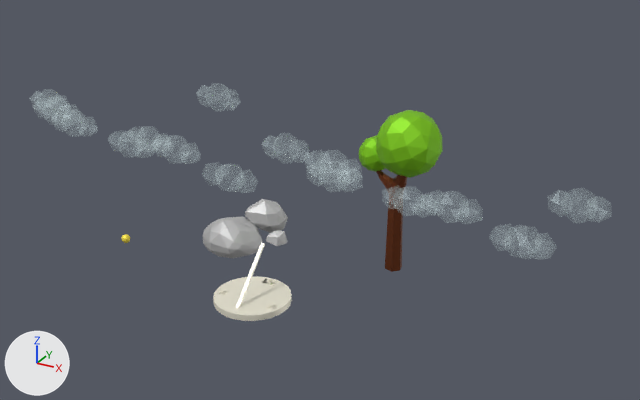
An edit to the glTF model static/three-models/sundial/sundial.gltf, drawn before and after from the same camera.
Camera for both pictures: a 50 mm camera at (554.0, -828.0, 576.0) aimed at (29.0, 126.0, 100.0). Lighting does not change. The marker at lower left points along +X, +Y and +Z. Where no turn or scale is listed for an object, it has been applied to the vertices. Vertices at the same position are counted once.

Objects in the first picture: 'Cloud_1', 'Cloud_1_1', 'Cloud_1_1_2', 'Cloud_1_1_3', 'Cloud_1_2', 'Cloud_1_2_2', 'Cloud_1_2_3', 'Cloud_1_3', 'Cloud_1_3_2', 'Cloud_1_3_3', 'Cloud_1_4', 'Cloud_1_4_2', 'Cloud_1_4_3', 'Cloud_1_5', 'Cloud_1_6', 'Cylinder_014', 'Icosphere_Icosphere_002', 'MoText_2', 'Sphere', 'Sun_2'.
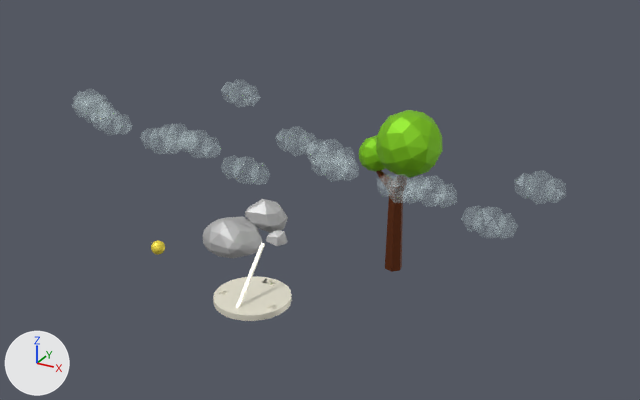
Location of each change, [x1, y1, x2, y2] in pixels of the pictures (640 x 400 px):
'Cloud_1_6', moved: before [489, 224, 557, 260]; after [461, 205, 518, 239]
'Cloud_1_4', moved: before [548, 188, 612, 223]; after [514, 170, 566, 204]
'Cloud_1_5', moved: before [421, 189, 483, 225]; after [406, 175, 457, 208]
'Cloud_1_2_2', moved: before [304, 150, 362, 184]; after [306, 139, 355, 171]
'Cloud_1_2', moved: before [33, 97, 82, 126]; after [72, 95, 117, 123]
'Cloud_1_1_2', moved: before [202, 162, 258, 193]; after [221, 155, 270, 185]
'Cloud_1_2_3', moved: before [151, 135, 201, 164]; after [177, 130, 222, 158]
'Cloud_1_4_2', moved: before [108, 130, 154, 158]; after [140, 127, 181, 154]
'Cloud_1_1_3', moved: before [195, 83, 241, 112]; after [221, 79, 260, 108]
'Cloud_1_3_2', moved: before [382, 186, 430, 218]; after [377, 174, 420, 204]
'Cloud_1_4_3', moved: before [262, 133, 310, 164]; after [275, 126, 316, 156]
'Cloud_1_1', moved: before [54, 111, 98, 137]; after [92, 108, 132, 135]
'Cloud_1_3_3', moved: before [306, 169, 363, 192]; after [311, 161, 359, 182]
'Cloud_1_3', moved: before [128, 126, 167, 152]; after [162, 123, 194, 136]
'Cloud_1', moved: before [29, 89, 70, 106]; after [73, 89, 108, 102]
'Sun_2', reshaped, moved (50% wider, 60% taller): before [121, 234, 130, 243]; after [151, 240, 165, 255]

The change in detail:
me_mesh_15 has 114 vertices, 224 faces and spans x -6.1..6.1, y -6.1..6.1, z -6.1..6.1.
me_mesh_15 is used by ob_sun_2; location (-204.0, 0.0, 41.0).
me_mesh_15 part 1: the whole mesh is multiplied about its middle by the matrix ((1.567, 0.0, 0.0), (0.0, 1.567, 0.0), (0.0, 0.0, 1.567)).
Object 'Cloud_1_6' (ob_cloud_1_6) moves from (334.0, 18.0, 157.0) to (288.0, 48.0, 157.0).
Object 'Cloud_1_5' (ob_cloud_1_5) moves from (253.0, 18.0, 179.0) to (217.0, 48.0, 179.0).
Object 'Cloud_1_4' (ob_cloud_1_4) moves from (374.0, 88.0, 179.0) to (322.0, 118.0, 179.0).
Object 'Cloud_1_3' (ob_cloud_1_3) moves from (-228.0, 93.0, 151.0) to (-199.0, 123.0, 151.0).
Object 'Cloud_1_2' (ob_cloud_1_2) moves from (-280.0, -22.0, 217.0) to (-244.0, 8.0, 217.0).
Object 'Cloud_1_1' (ob_cloud_1_1) moves from (-308.0, 33.0, 179.0) to (-268.0, 63.0, 179.0).
Object 'Cloud_1' (ob_cloud_1) moves from (-407.0, 88.0, 179.0) to (-354.0, 118.0, 179.0).
Object 'Cloud_1_4_2' (ob_cloud_1_4_2) moves from (-217.0, 43.0, 162.0) to (-190.0, 73.0, 162.0).
Object 'Cloud_1_3_2' (ob_cloud_1_3_2) moves from (178.0, 77.0, 148.0) to (152.0, 107.0, 148.0).
Object 'Cloud_1_2_2' (ob_cloud_1_2_2) moves from (127.0, -22.0, 217.0) to (108.0, 8.0, 217.0).
Object 'Cloud_1_1_2' (ob_cloud_1_1_2) moves from (-39.0, 18.0, 157.0) to (-36.0, 48.0, 157.0).
Object 'Cloud_1_2_3' (ob_cloud_1_2_3) moves from (-121.0, 18.0, 179.0) to (-107.0, 48.0, 179.0).
Object 'Cloud_1_1_3' (ob_cloud_1_1_3) moves from (-140.0, 141.0, 213.0) to (-123.0, 171.0, 213.0).
Object 'Cloud_1_3_3' (ob_cloud_1_3_3) moves from (99.0, 33.0, 179.0) to (84.0, 63.0, 179.0).
Object 'Cloud_1_4_3' (ob_cloud_1_4_3) moves from (0.0, 88.0, 179.0) to (-2.0, 118.0, 179.0).
Object 'Sun_2' (ob_sun_2) moves from (-204.0, 0.0, 41.0) to (-149.0, 0.0, 41.0).
